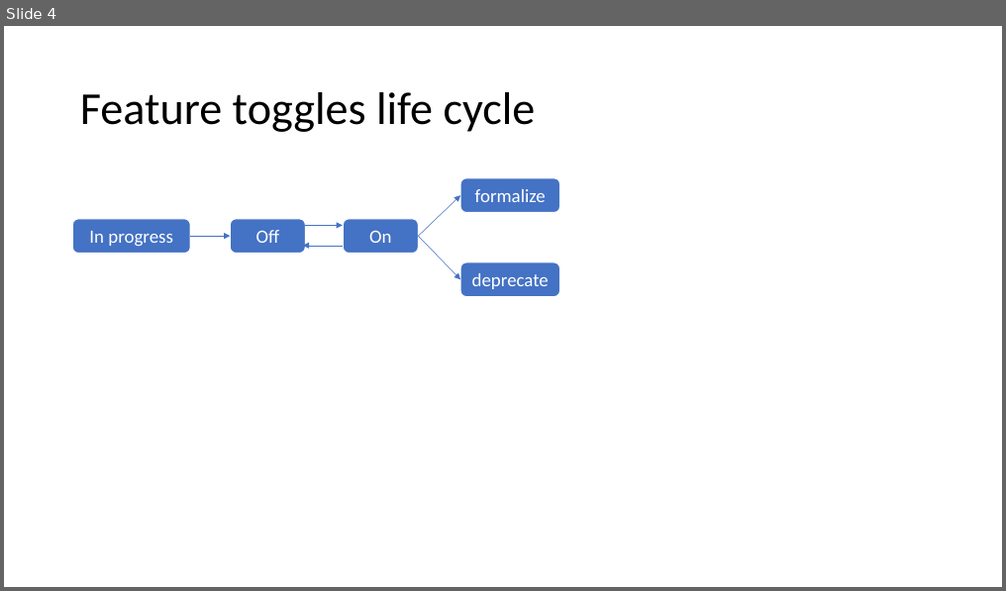
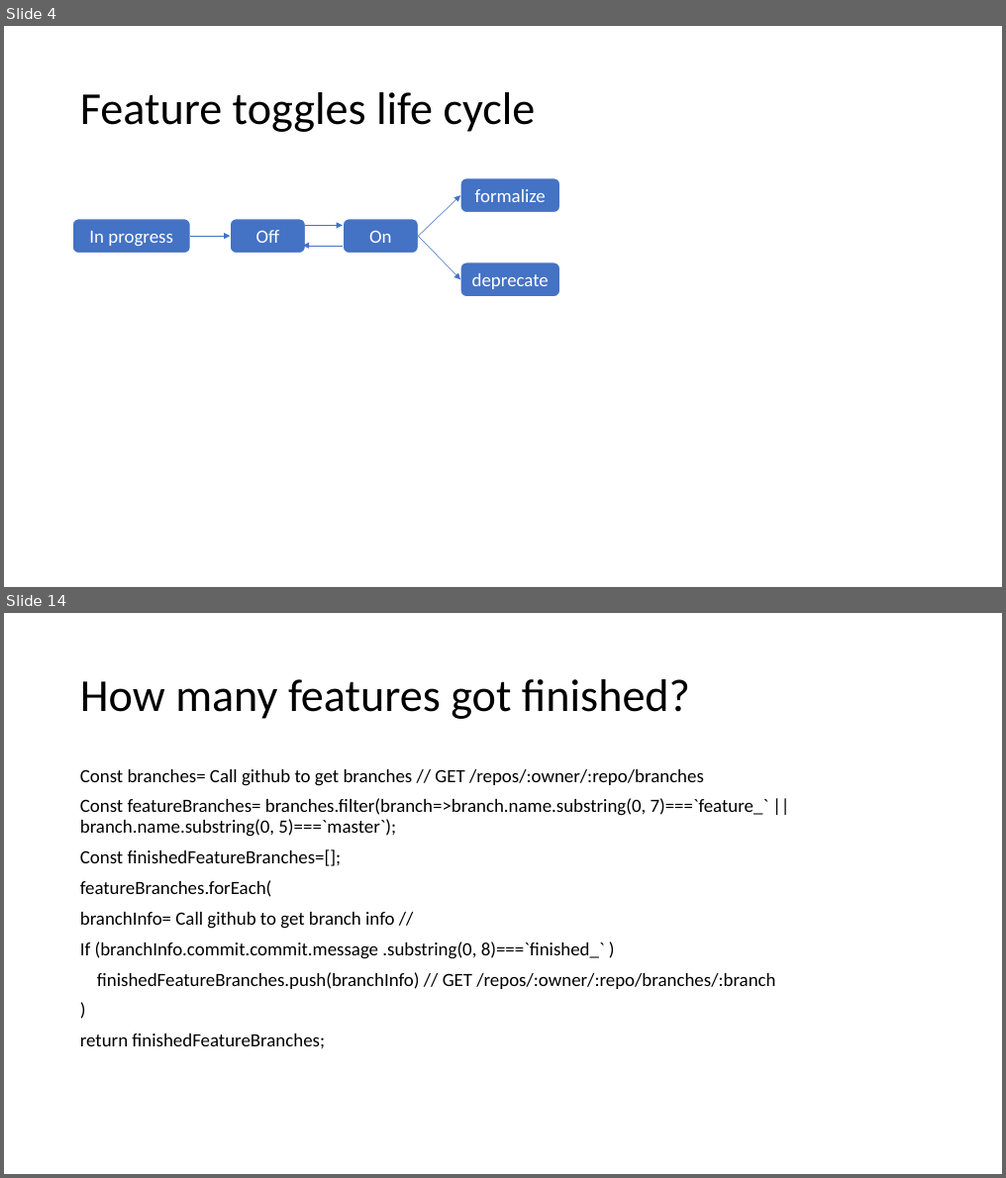
Before and after one commit to chaiyilin/featureToggling, a slide deck: featureToggles.pptx. Shown one above the other, each under a label of ours: slide 4 before the commit, slides 4 and 14 after it; the slides between them are not shown. The pictures are 1006x591 and 1006x1178 pixels, drawn with LibreOffice and Linux fonts; fonts in the diff are those of the drawing. Boxes give left, top, right and bottom in pixels: in the first picture for what was removed or moved away, otherwise in the second. Text is boxed around its words. In the diff, an @@ line names an element or a change of style, - is before the commit and + after.

```diff
--- a/featureToggles.pptx
+++ b/featureToggles.pptx
@@ slide 14 added at (x1=4, y1=613, x2=1002, y2=1174), background #FFFFFF @@
@@ title added at (x1=80, y1=679, x2=690, y2=719), 44 pt, text #000000 @@
+How many features got finished?
@@ text added at (x1=80, y1=769, x2=775, y2=1049), 18 pt, text #000000 @@
+Const branches= Call github to get branches // GET /repos/:owner/:repo/branches
+Const featureBranches= branches.filter(branch=>branch.name.substring(0, 7)===`feature_` || branch.name.substring(0, 5)===`master`);
+Const finishedFeatureBranches=[];
+featureBranches.forEach(
+branchInfo= Call github to get branch info //
+If (branchInfo.commit.commit.message .substring(0, 8)===`finished_` )
+finishedFeatureBranches.push(branchInfo) // GET /repos/:owner/:repo/branches/:branch
+)
+return finishedFeatureBranches;
```
Also in this commit, not shown: 3 slides changed, 13 other slides added, 4 slides removed.
